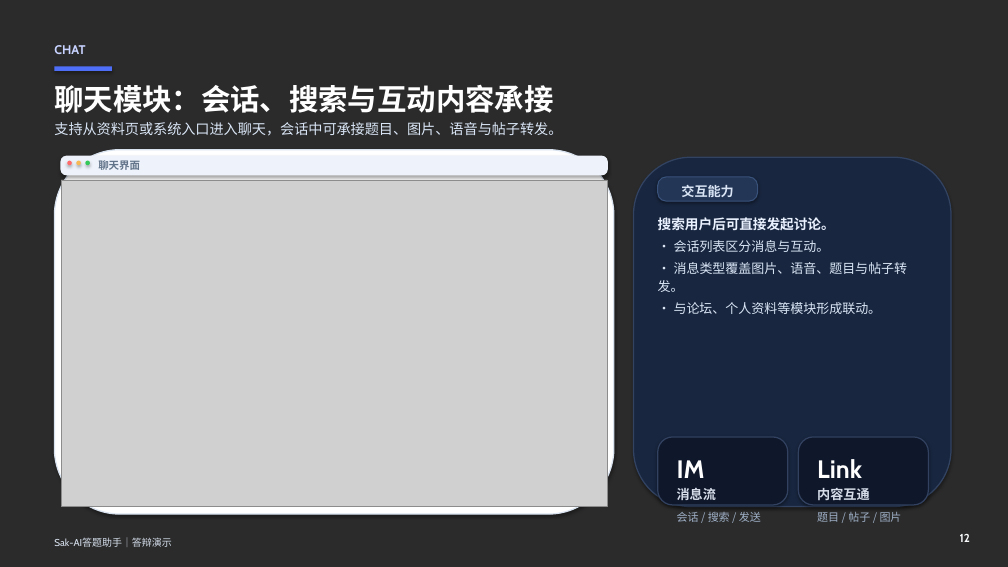
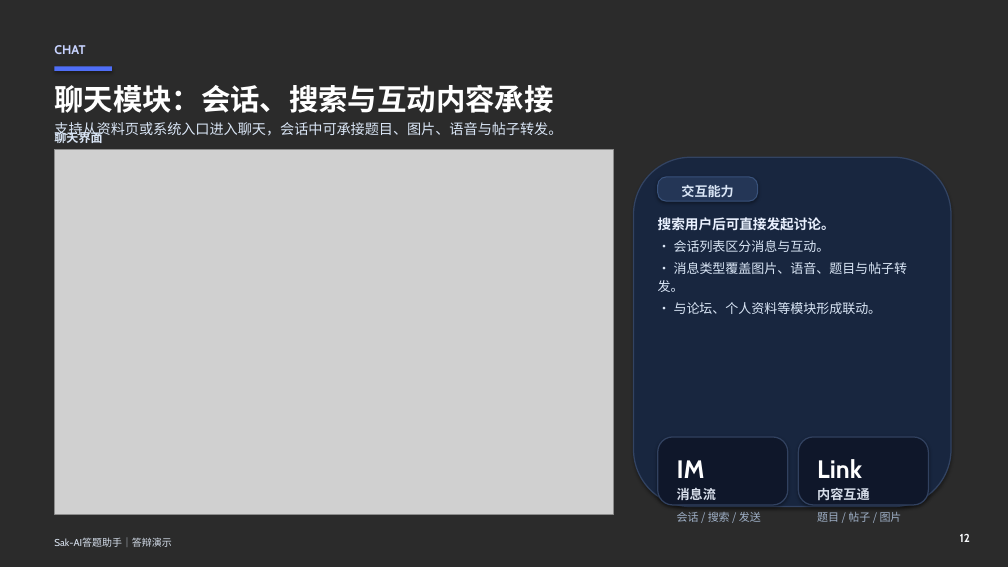
Before and after one commit to Saksk-IT/Ti, a slide deck: slide 12 of output/doc/1软件应用与开发_1Web应用与开发_Sak-AI答题助手/01作品与答辩材料/Sak-AI答题助手-答辩演示PPT.pptx. Drawn at 1008x567 pixels with LibreOffice and Linux fonts; fonts in the diff are those of the drawing; grey boxes stand for pictures; background and template pictures are left out; a plain dark background stands for a picture behind light text. Boxes give left, top, right and bottom in pixels: in the first picture for what was removed or moved away, otherwise in the second. Text is boxed around its words. In the diff, an @@ line names an element or a change of style, - is before the commit and + after.

```diff
--- a/output/doc/1软件应用与开发_1Web应用与开发_Sak-AI答题助手/01作品与答辩材料/Sak-AI答题助手-答辩演示PPT.pptx
+++ b/output/doc/1软件应用与开发_1Web应用与开发_Sak-AI答题助手/01作品与答辩材料/Sak-AI答题助手-答辩演示PPT.pptx
@@ text "聊天界面": place and size @@
-text "聊天界面" at box(98, 160, 140, 170)
+text "聊天界面" at box(54, 130, 102, 146)
@@ text "聊天界面" at box(54, 130, 102, 146): size 10 to 11.5 pt, text colour #62748A to #D9E5F5 @@
@@ picture: place and size @@
-picture at box(61, 180, 607, 507)
+picture at box(54, 150, 614, 514)
@@ rounded rectangle removed at box(54, 150, 614, 514) @@
@@ rounded rectangle removed at box(60, 156, 608, 175) @@
@@ ellipse removed at box(67, 160, 72, 165) @@
@@ ellipse removed at box(76, 160, 81, 165) @@
@@ ellipse removed at box(85, 160, 90, 165) @@
```
Also in this commit, not shown: 13 other slides changed, 2 other files.
